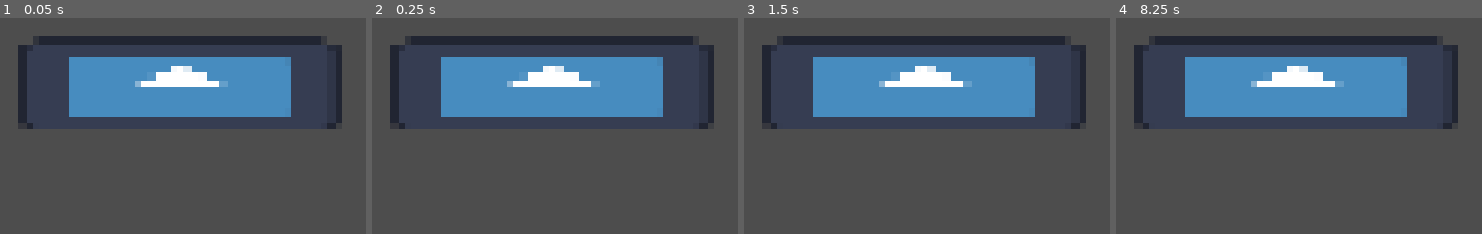
Above: before the commit, frames 1-4 (left to right).
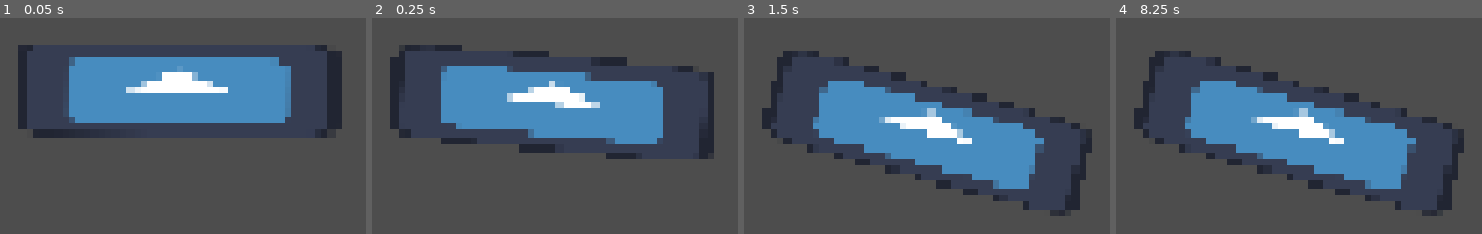
Above: after the commit, the same moments.

Repository: g3evorz/Gameseed-2026
Game: Godot game, scene res://Scenes/Components/kereta.tscn
Two runs of this game, one before a commit and one after it. Both use one fixed random seed, a clock stepped at 60 frames per second and the inputs below. The engine's default icon, where the game draws it, is replaced by a stand-in: a white triangle on a blue panel in a dark square.
Inputs:
- Up to frame 1 (0.05 s): no input
- Up to frame 2 (0.25 s): no input
- Up to frame 3 (1.5 s): tap Enter (ui_accept) at 0.5, 0.6, 0.77, 1.07, 1.25, 1.35 s
- Up to frame 4 (8.25 s): tap Enter (ui_accept) at 1.52, 1.82, 2, 2.1, 2.75, 2.85, 3.02, 3.32, 3.5, 3.6, 3.77, 4.07, 4.25, 4.35, 4.52, 4.82, 5.1, 5.85, 6.02, 6.32, 6.6, 6.77, 7.07, 7.35, 7.52, 7.82, 8.1 s

The runs differ from the first frame. In frame 1, 8.2% of the frame differs, in the area x 7-94%, y 8-56%; in frame 2, 20%; in frame 3, 35%, in the area x 4-96%, y 8-92%; in frame 4, 35%.

Commit message:
Added parabole tilted effect for the train

Diff:
--- a/Scenes/Components/kereta.tscn
+++ b/Scenes/Components/kereta.tscn
@@ -11,13 +11,14 @@
 [node name="CharacterBody2D" type="CharacterBody2D" parent="." unique_id=1867387395]
 script = ExtResource("1_l81m1")
 
+[node name="Sprite2D" type="Sprite2D" parent="CharacterBody2D" unique_id=746979853]
+position = Vector2(-129, 38)
+scale = Vector2(2.0234377, 0.59375)
+texture = ExtResource("1_qepfn")
+centered = false
+offset = Vector2(0, -126)
+
 [node name="Camera2D" type="Camera2D" parent="CharacterBody2D" unique_id=1859086690]
 
 [node name="CollisionShape2D" type="CollisionShape2D" parent="CharacterBody2D" unique_id=590275025]
-position = Vector2(0.5, -1.5)
 shape = SubResource("RectangleShape2D_l81m1")
-
-[node name="Sprite2D" type="Sprite2D" parent="CharacterBody2D" unique_id=746979853]
-position = Vector2(2.4999924, -1)
-scale = Vector2(2.0234377, 0.59375)
-texture = ExtResource("1_qepfn")
--- a/Script/kereta.gd
+++ b/Script/kereta.gd
@@ -1,24 +1,52 @@
 extends CharacterBody2D
 
-# Kecepatan lari otomatis dan kekuatan lompat
-const SPEED = 300.0
-const JUMP_VELOCITY = -400.0
+# --- Konfigurasi Pergerakan ---
+@export var SPEED = 300.0
+@export var JUMP_VELOCITY = -500.0
 
-# Mengambil nilai gravitasi default dari pengaturan proyek (Project Settings)
+# --- Konfigurasi Efek Tilting Parabola ---
+@export var MAX_TILT_UP = -20.0   # Derajat maksimal saat naik (hidung ke atas)
+@export var MAX_TILT_DOWN = 15.0  # Derajat maksimal saat turun (hidung menunduk)
+@export var TILT_SMOOTHNESS = 10.0 # Seberapa mulus transisi rotasinya
+
+@onready var sprite = $Sprite2D
 var gravity = ProjectSettings.get_setting("physics/2d/default_gravity")
 
 func _physics_process(delta):
-	# 1. Terapkan Gravitasi jika karakter tidak berada di tanah
+	# 1. Terapkan Gravitasi
 	if not is_on_floor():
 		velocity.y += gravity * delta
 
-	# 2. Fitur Lompat (opsional, menggunakan tombol Spasi/Enter bawaan "ui_accept")
+	# 2. Fitur Lompat
 	if Input.is_action_just_pressed("ui_accept") and is_on_floor():
 		velocity.y = JUMP_VELOCITY
 
-	# 3. Gerakan Otomatis ke Depan (Kanan)
-	# Kita kunci kecepatan sumbu X agar karakter terus berlari
+	# 3. Gerakan Otomatis ke Depan
 	velocity.x = SPEED
 
-	# 4. Eksekusi pergerakan
+	# 4. Efek Tilting Parabola Berdasarkan Kecepatan Vertikal
+	var target_rotation = 0.0
+
+	if not is_on_floor():
+		# Kita jadikan rasio kecepatan saat ini dibandingkan kekuatan lompat awal
+		# Hasilnya berkisar sekitar -1.0 (naik mentok) hingga 1.0 atau lebih (jatuh cepat)
+		var fall_ratio = velocity.y / abs(JUMP_VELOCITY)
+
+		if fall_ratio < 0:
+			# Sedang naik (velocity.y negatif)
+			target_rotation = deg_to_rad(MAX_TILT_UP) * abs(fall_ratio)
+		else:
+			# Sedang turun (velocity.y positif)
+			target_rotation = deg_to_rad(MAX_TILT_DOWN) * abs(fall_ratio)
+
+		# Kunci nilai rotasi agar kereta tidak berputar balik jika jatuh terlalu lama/cepat
+		target_rotation = clamp(target_rotation, deg_to_rad(MAX_TILT_UP), deg_to_rad(MAX_TILT_DOWN))
+	else:
+		# Jika menyentuh tanah, target rotasi kembali ke 0 (datar)
+		target_rotation = 0.0
+
+	# Gunakan fungsi lerp_angle untuk menggerakkan rotasi secara mulus ke targetnya
+	sprite.rotation = lerp_angle(sprite.rotation, target_rotation, TILT_SMOOTHNESS * delta)
+
+	# 5. Eksekusi pergerakan fisika
 	move_and_slide()
